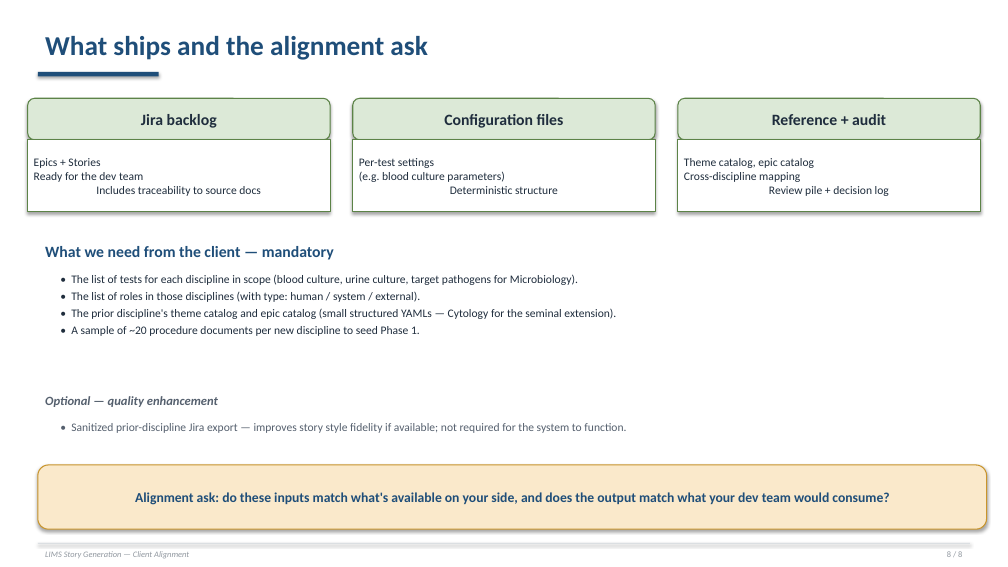
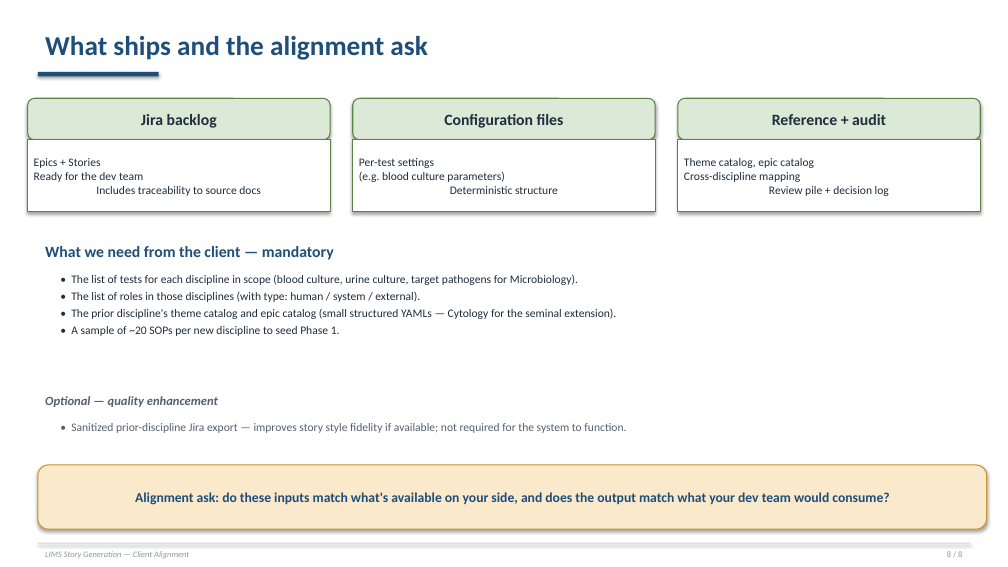
Before and after one commit to Rajneesh-Tiwari/LabReq_agent, a slide deck: slide 8 of client_alignment_deck.pptx. Drawn at 1008x567 pixels with LibreOffice and Linux fonts; fonts in the diff are those of the drawing. Boxes give left, top, right and bottom in pixels: in the first picture for what was removed or moved away, otherwise in the second. Text is boxed around its words. In the diff, an @@ line names an element or a change of style, - is before the commit and + after.

```diff
--- a/client_alignment_deck.pptx
+++ b/client_alignment_deck.pptx
@@ text at (x1=71, y1=326, x2=340, y2=336): text changed @@
-• A sample of ~20 procedure documents per new discipline to seed Phase 1.
+• A sample of ~20 SOPs per new discipline to seed Phase 1.
```
Also in this commit, not shown: 7 other slides changed, 1 other file.
